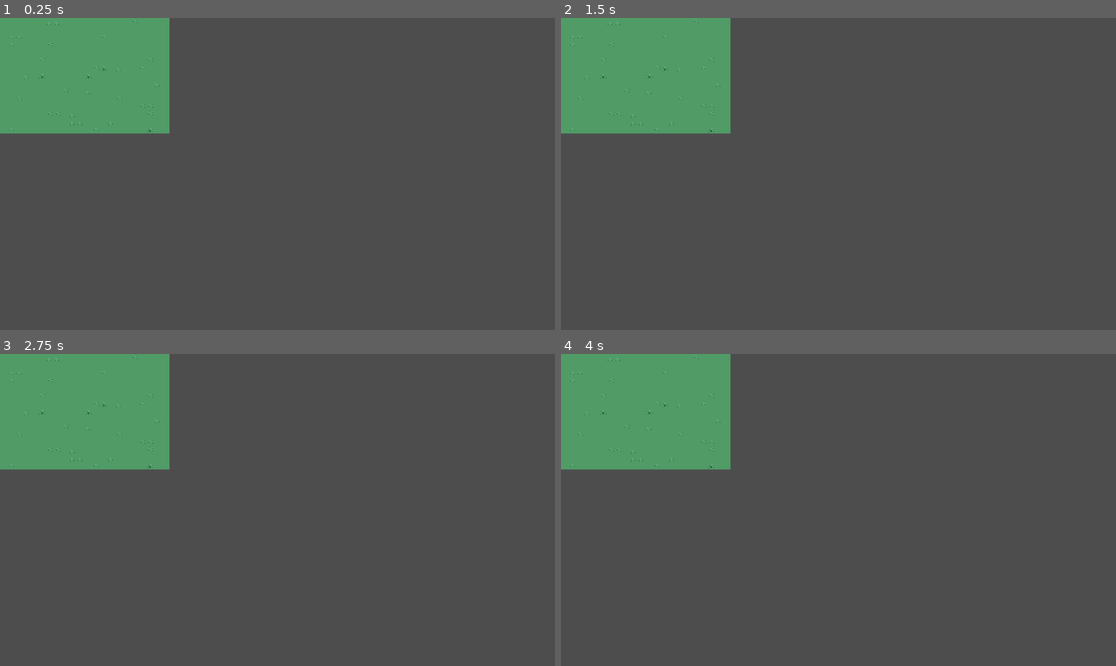
Above: before the commit, frames 1-4 (two rows, left to right).
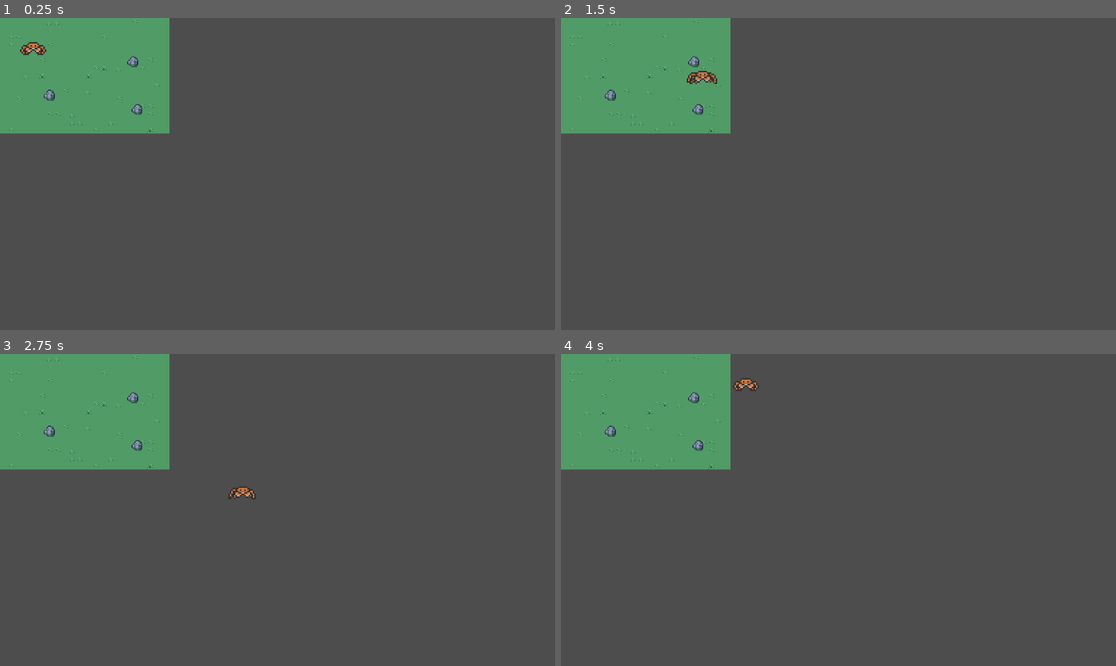
Above: after the commit, the same moments.

Repository: Bodin-IM/godot-game-gruppe-2
Game: Godot game, scene res://tile_map.tscn
Same seed, same stepped clock (60 frames per second), same inputs: the game is played once before the commit and once after it. This scene is started directly instead of the project's main scene.
Inputs:
- Up to frame 1 (0.25 s): no input
- Up to frame 2 (1.5 s): hold Right (right) 0.53-1.28 s; tap Space (attack) at 0.6 s; hold Down (down) from 1.28 s (still down); tap B (block) at 1.35 s
- Up to frame 3 (2.75 s): release Down (down) at 2.03 s; hold Right (right) from 2.03 s (still down); tap Space (attack) at 2.1 s
- Up to frame 4 (4 s): release Right (right) at 2.78 s; hold Up (up) 2.78-3.53 s; tap B (block) at 2.85 s; hold Left (left) from 3.53 s (still down); tap Space (attack) at 3.6 s

The runs differ from the first frame. In frame 1, 0.3% of the frame differs, in the area x 3-26%, y 7-31%; in frame 2, 0.3%, in the area x 7-29%, y 12-31%; in frame 3, 0.3%; in frame 4, 0.3%.

Commit message:
added rocks
Rock funksjonalitet, animasjon av stein

Diff:
--- a/resources/scenes/rocks.tscn
+++ b/resources/scenes/rocks.tscn
@@ -1,15 +1,47 @@
-[gd_scene load_steps=3 format=3 uid="uid://cprlovjeanhk7"]
+[gd_scene load_steps=9 format=3 uid="uid://cprlovjeanhk7"]
 
 [ext_resource type="Script" path="res://resources/scripts/rocks.gd" id="1_nn6wy"]
-[ext_resource type="Texture2D" uid="uid://8tavjp8a5jr5" path="res://assets/objects/rock.png" id="2_vqd1w"]
+[ext_resource type="Texture2D" uid="uid://bdktk581x65ob" path="res://assets/objects/rock1.png" id="2_rvt7i"]
+[ext_resource type="Texture2D" uid="uid://ua37hg0muibn" path="res://assets/objects/rock2.png" id="3_axvoq"]
+[ext_resource type="Texture2D" uid="uid://c2q4iu244y6gm" path="res://assets/objects/rock3.png" id="4_axx8m"]
+[ext_resource type="Texture2D" uid="uid://cushyof7iy5o6" path="res://assets/objects/rock4.png" id="5_rbguk"]
+[ext_resource type="Texture2D" uid="uid://bhdjl64k7tnyd" path="res://assets/objects/rock5.png" id="6_244ab"]
+[ext_resource type="Texture2D" uid="uid://c7cia2xc5lwnj" path="res://assets/objects/rock6.png" id="7_tcmxb"]
+
+[sub_resource type="SpriteFrames" id="SpriteFrames_5pmuy"]
+animations = [{
+"frames": [{
+"duration": 1.0,
+"texture": ExtResource("2_rvt7i")
+}, {
+"duration": 1.0,
+"texture": ExtResource("3_axvoq")
+}, {
+"duration": 1.0,
+"texture": ExtResource("4_axx8m")
+}, {
+"duration": 1.0,
+"texture": ExtResource("5_rbguk")
+}, {
+"duration": 1.0,
+"texture": ExtResource("6_244ab")
+}, {
+"duration": 1.0,
+"texture": ExtResource("7_tcmxb")
+}],
+"loop": true,
+"name": &"new_animation",
+"speed": 5.0
+}]
 
 [node name="rocks" type="Area2D"]
 script = ExtResource("1_nn6wy")
 
-[node name="Rock" type="Sprite2D" parent="."]
-position = Vector2(12, -12.625)
-scale = Vector2(1.5, 1.42188)
-texture = ExtResource("2_vqd1w")
-
 [node name="CollisionPolygon2D" type="CollisionPolygon2D" parent="."]
 polygon = PackedVector2Array(16, 0, 24, -8, 24, -16, 16, -24, 8, -24, 0, -16, 0, -8, 8, 0)
+
+[node name="AnimatedSprite2D" type="AnimatedSprite2D" parent="."]
+position = Vector2(12, -12)
+scale = Vector2(1.5, 1.5)
+sprite_frames = SubResource("SpriteFrames_5pmuy")
+animation = &"new_animation"
--- /dev/null
+++ b/resources/scenes/test.tscn
@@ -0,0 +1,12 @@
+[gd_scene load_steps=3 format=3 uid="uid://hsyc0kch5620"]
+
+[ext_resource type="PackedScene" uid="uid://doui8uwon7xr7" path="res://resources/scenes/trees.tscn" id="1_uk2qn"]
+[ext_resource type="PackedScene" uid="uid://cprlovjeanhk7" path="res://resources/scenes/rocks.tscn" id="2_184e0"]
+
+[node name="test" type="Node2D"]
+
+[node name="trees" parent="." instance=ExtResource("1_uk2qn")]
+position = Vector2(77, 481)
+
+[node name="rocks" parent="." instance=ExtResource("2_184e0")]
+position = Vector2(145, 530)
--- a/resources/scenes/trees.tscn
+++ b/resources/scenes/trees.tscn
@@ -1,11 +1,15 @@
-[gd_scene load_steps=7 format=3 uid="uid://doui8uwon7xr7"]
+[gd_scene load_steps=9 format=3 uid="uid://doui8uwon7xr7"]
 
 [ext_resource type="Script" path="res://resources/scripts/trees.gd" id="1_7ghhv"]
 [ext_resource type="Texture2D" uid="uid://1p7ubn7i1jol" path="res://assets/objects/tree.png" id="2_qd3wh"]
+[ext_resource type="Texture2D" uid="uid://bpep0w12pbskv" path="res://assets/objects/dead_tree.png" id="3_olyo0"]
 
 [sub_resource type="CapsuleShape2D" id="CapsuleShape2D_e7uib"]
 radius = 9.0
 height = 28.0
+
+[sub_resource type="Animation" id="Animation_qpc55"]
+length = 0.001
 
 [sub_resource type="Animation" id="Animation_xa3d8"]
 resource_name = "tree_animation"
@@ -23,16 +27,25 @@
 "values": [Vector2(18, -23), Vector2(19, -23), Vector2(18, -23), Vector2(17, -23), Vector2(18, -23)]
 }
 
-[sub_resource type="Animation" id="Animation_qpc55"]
-length = 0.001
-
 [sub_resource type="AnimationLibrary" id="AnimationLibrary_lntbg"]
 _data = {
 "RESET": SubResource("Animation_qpc55"),
 "tree_animation": SubResource("Animation_xa3d8")
 }
 
+[sub_resource type="SpriteFrames" id="SpriteFrames_twodv"]
+animations = [{
+"frames": [{
+"duration": 1.0,
+"texture": ExtResource("3_olyo0")
+}],
+"loop": true,
+"name": &"dead_tree_animation",
+"speed": 5.0
+}]
+
 [node name="trees" type="Area2D" groups=["ressurs_object"]]
+position = Vector2(1, 48)
 script = ExtResource("1_7ghhv")
 
 [node name="Tree" type="Sprite2D" parent="."]
@@ -49,3 +62,10 @@
 libraries = {
 "": SubResource("AnimationLibrary_lntbg")
 }
+
+[node name="AnimatedSprite2D" type="AnimatedSprite2D" parent="."]
+show_behind_parent = true
+position = Vector2(18.5, -10.4683)
+scale = Vector2(0.75, 0.753174)
+sprite_frames = SubResource("SpriteFrames_twodv")
+animation = &"new_animation"
--- a/resources/scripts/rocks.gd
+++ b/resources/scripts/rocks.gd
@@ -2,8 +2,10 @@
 
 var rng = RandomNumberGenerator.new()
 
-@onready var rock_lives = 3
-@onready var ressurser_stein = rng.randf_range(3, 7)
+@onready var animated_sprite_2d = $AnimatedSprite2D
+@onready var rock_lives = 5
+@onready var ressurser_stein = rng.randf_range(5, 10)
+var current_frame = 0
 
 
 # Called when the node enters the scene tree for the first time.
@@ -12,13 +14,18 @@
 
 # Called every frame. 'delta' is the elapsed time since the previous frame.
 func _process(delta):
-	pass
+	if (rock_lives == 5):
+		animated_sprite_2d.play("rock")
 
 func on_hit():
-	rock_lives -= 1
-	if (rock_lives < 1):
+	print("hit")
+
+	if (rock_lives > 0):
+		rock_lives -= 1
+		current_frame += 1
+	elif (rock_lives < 1):
 		dead_rock()
 
 func dead_rock():
 	Resources.on_dead_rock(ressurser_stein)
-	queue_free()
+	animated_sprite_2d.frame=5
--- a/resources/scripts/trees.gd
+++ b/resources/scripts/trees.gd
@@ -3,7 +3,7 @@
 var rng = RandomNumberGenerator.new()
 
 @onready var animations = $AnimationPlayer
-
+@onready var animated_sprite_2d = $AnimatedSprite2D
 @onready var tree_lives = 5
 @onready var ressurser_tre = rng.randf_range(5, 10)
 
@@ -26,3 +26,4 @@
 func dead_tree():
 	Resources.on_dead_tree(ressurser_tre)
 	queue_free()
+	animated_sprite_2d.play("dead_tree_animation")
--- a/tile_map.tscn
+++ b/tile_map.tscn
@@ -1,9 +1,11 @@
-[gd_scene load_steps=10 format=3 uid="uid://88v41snjvylc"]
+[gd_scene load_steps=12 format=3 uid="uid://88v41snjvylc"]
 
 [ext_resource type="Texture2D" uid="uid://cc1yyylbyqa4a" path="res://assets/tilesets/grass.png" id="1_mof7d"]
 [ext_resource type="Texture2D" uid="uid://cormkml3nnqfs" path="res://assets/tilesets/plains.png" id="2_qsq3n"]
 [ext_resource type="Texture2D" uid="uid://d2qdbit2xtn6p" path="res://assets/tilesets/decor_16x16.png" id="3_c3dgt"]
 [ext_resource type="Texture2D" uid="uid://dw0e0f7gdgv71" path="res://assets/tilesets/fences.png" id="4_hwj67"]
+[ext_resource type="PackedScene" uid="uid://dhdjm32hoc2hw" path="res://scenes/player.tscn" id="5_kudt1"]
+[ext_resource type="PackedScene" uid="uid://cprlovjeanhk7" path="res://resources/scenes/rocks.tscn" id="6_hxskg"]
 
 [sub_resource type="TileSetAtlasSource" id="TileSetAtlasSource_anwat"]
 resource_name = "Grass"
@@ -129,3 +131,15 @@
 tile_set = SubResource("TileSet_sgjw7")
 format = 2
 layer_0/tile_data = PackedInt32Array(-65535, 0, 0, 1, 0, 0, -3, 0, 0, 65533, 65538, 0, -65539, 0, 0, 131069, 0, 0, -4,  …(20441 unchanged characters)…
+
+[node name="Player" parent="." instance=ExtResource("5_kudt1")]
+position = Vector2(69, 78)
+
+[node name="rocks" parent="." instance=ExtResource("6_hxskg")]
+position = Vector2(91, 172)
+
+[node name="rocks2" parent="." instance=ExtResource("6_hxskg")]
+position = Vector2(264, 102)
+
+[node name="rocks3" parent="." instance=ExtResource("6_hxskg")]
+position = Vector2(273, 201)
Binary file added: assets/objects/dead_tree.png
Not shown, added: assets/objects/dead_tree.png.import
Not shown, added: assets/objects/objects - Copy.png.import
Renamed: assets/objects/rock.png -> assets/objects/rock1.png
Not shown, added: assets/objects/rock1.png.import
Binary file added: assets/objects/rock2.png
Not shown, added: assets/objects/rock2.png.import
Binary file added: assets/objects/rock3.png
Not shown, added: assets/objects/rock3.png.import
Binary file added: assets/objects/rock4.png
Not shown, added: assets/objects/rock4.png.import
Binary file added: assets/objects/rock5.png
(and 3 more such lines)
